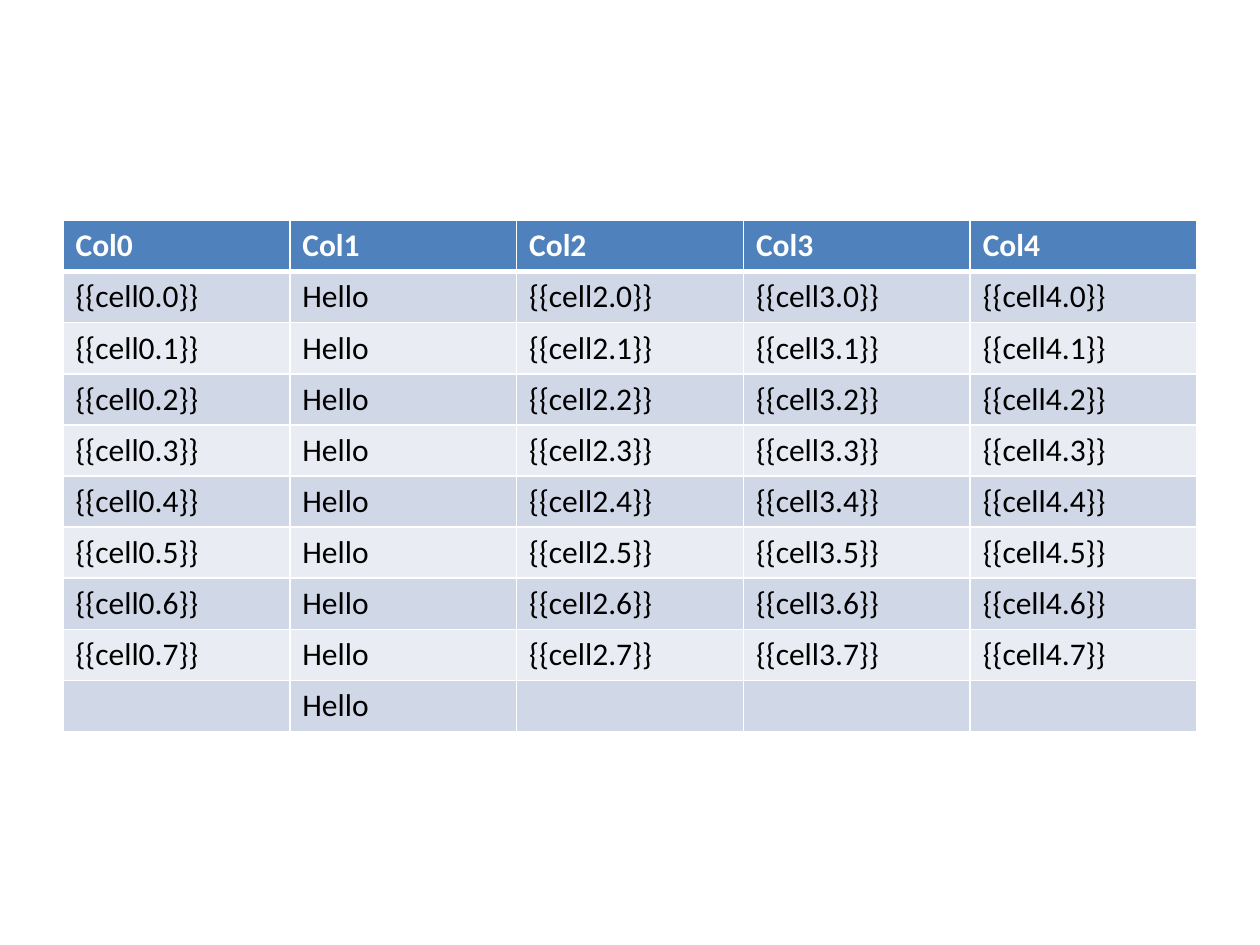
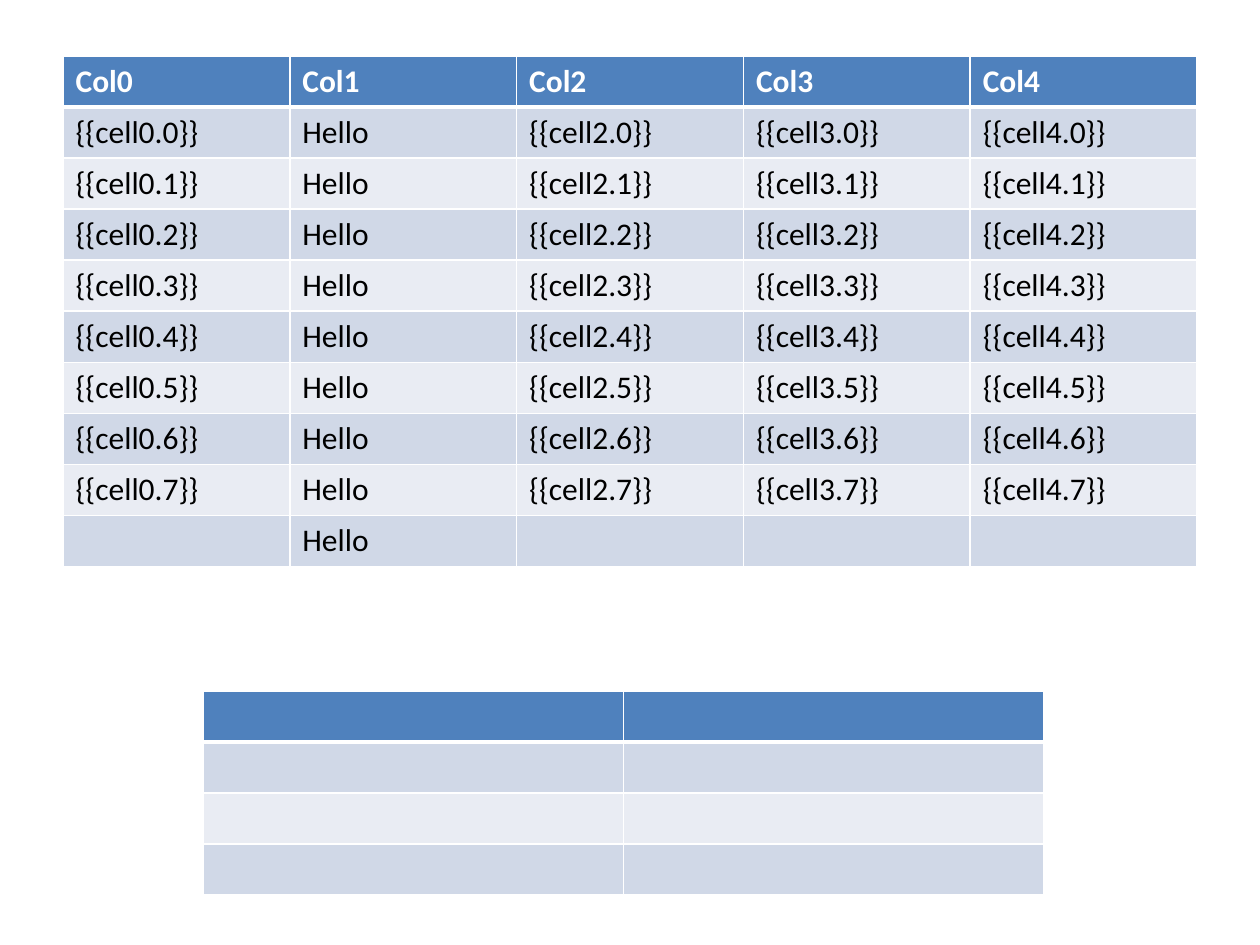
Before and after one commit to tkrotoff/PptxTemplater, a slide deck: slide 1 of PptxTemplater.Tests/files/SetTableCellBackgroundPicture.pptx. Drawn at 1260x945 pixels with LibreOffice and Linux fonts; fonts in the diff are those of the drawing. Boxes give left, top, right and bottom in pixels: in the first picture for what was removed or moved away, otherwise in the second. Text is boxed around its words. In the diff, an @@ line names an element or a change of style, - is before the commit and + after.

```diff
--- a/PptxTemplater.Tests/files/SetTableCellBackgroundPicture.pptx
+++ b/PptxTemplater.Tests/files/SetTableCellBackgroundPicture.pptx
@@ table: place and size @@
-table at [63,220,1197,732]
+table at [63,55,1197,567]
@@ table added at [203,690,1042,895], 4 rows, 2 columns @@
+ | 
+ | 
+ | 
+ | 
```
Also in this commit, not shown: 2 other files.
